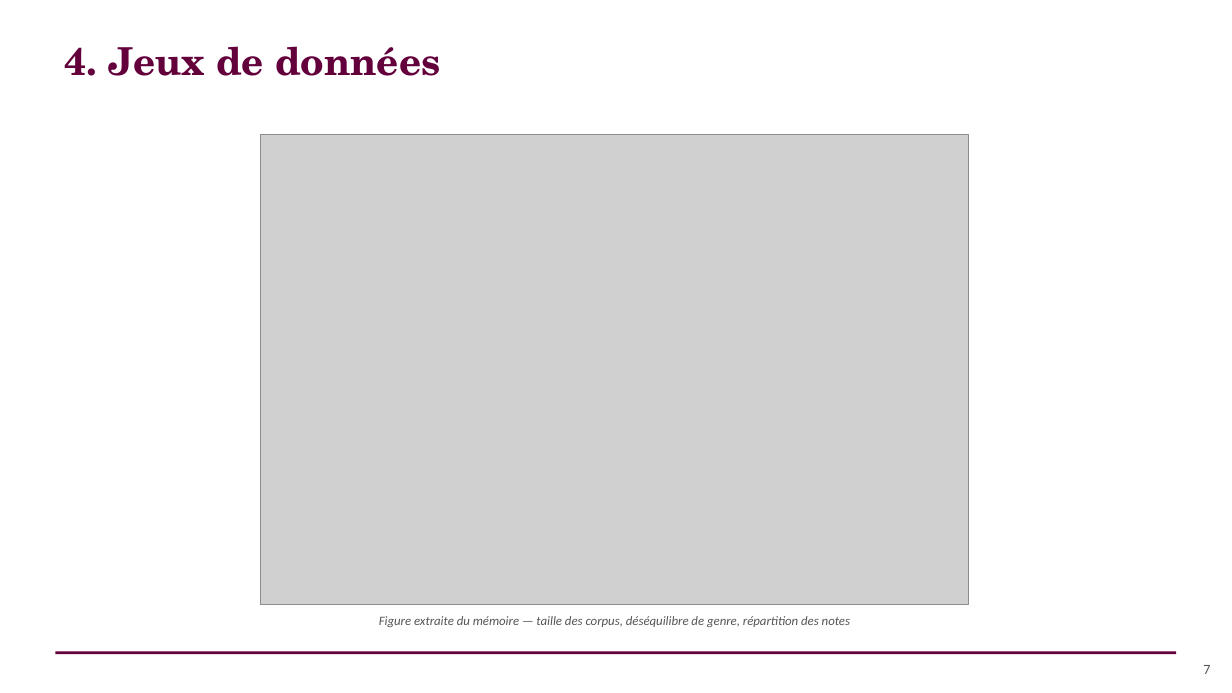
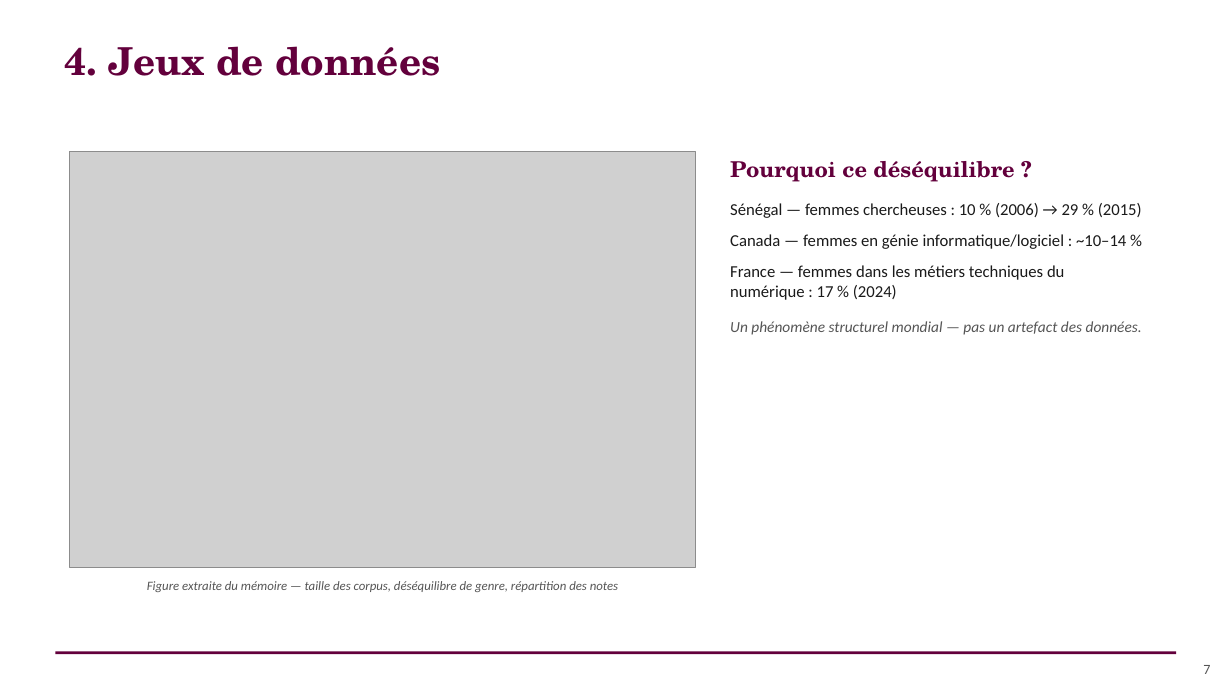
Before and after one commit to sitaacisse-boop/EDI, a slide deck: slide 7 of presentation/AURORA_Soutenance_FR.pptx. Drawn at 1232x693 pixels with LibreOffice and Linux fonts; fonts in the diff are those of the drawing; grey boxes stand for pictures. Boxes give left, top, right and bottom in pixels: in the first picture for what was removed or moved away, otherwise in the second. Text is boxed around its words. In the diff, an @@ line names an element or a change of style, - is before the commit and + after.

Commit message:
Explique le déséquilibre de genre dans la diapo Jeux de données
Rétrécit la figure du mémoire pour faire de la place à une explication
du pourquoi de ce déséquilibre, avec des statistiques sur les femmes en
sciences/tech au Sénégal, au Canada et en France — pour montrer qu'il
s'agit d'un phénomène structurel mondial, pas un artefact des jeux de
données.

```diff
--- a/presentation/AURORA_Soutenance_FR.pptx
+++ b/presentation/AURORA_Soutenance_FR.pptx
@@ picture: place and size @@
-picture at [261, 134, 969, 604]
+picture at [69, 152, 696, 567]
@@ text added at [730, 161, 1142, 335], 13 pt, text #1A1A1A @@
+Pourquoi ce déséquilibre ?
+Sénégal — femmes chercheuses : 10 % (2006) → 29 % (2015)
+Canada — femmes en génie informatique/logiciel : ~10–14 %
+France — femmes dans les métiers techniques du numérique : 17 % (2024)
+Un phénomène structurel mondial — pas un artefact des données.
@@ text "Figure extraite du mémoire — ...": place and size @@
-text "Figure extraite du mémoire — ..." at [379, 616, 850, 627]
+text "Figure extraite du mémoire — ..." at [147, 581, 618, 592]
```
